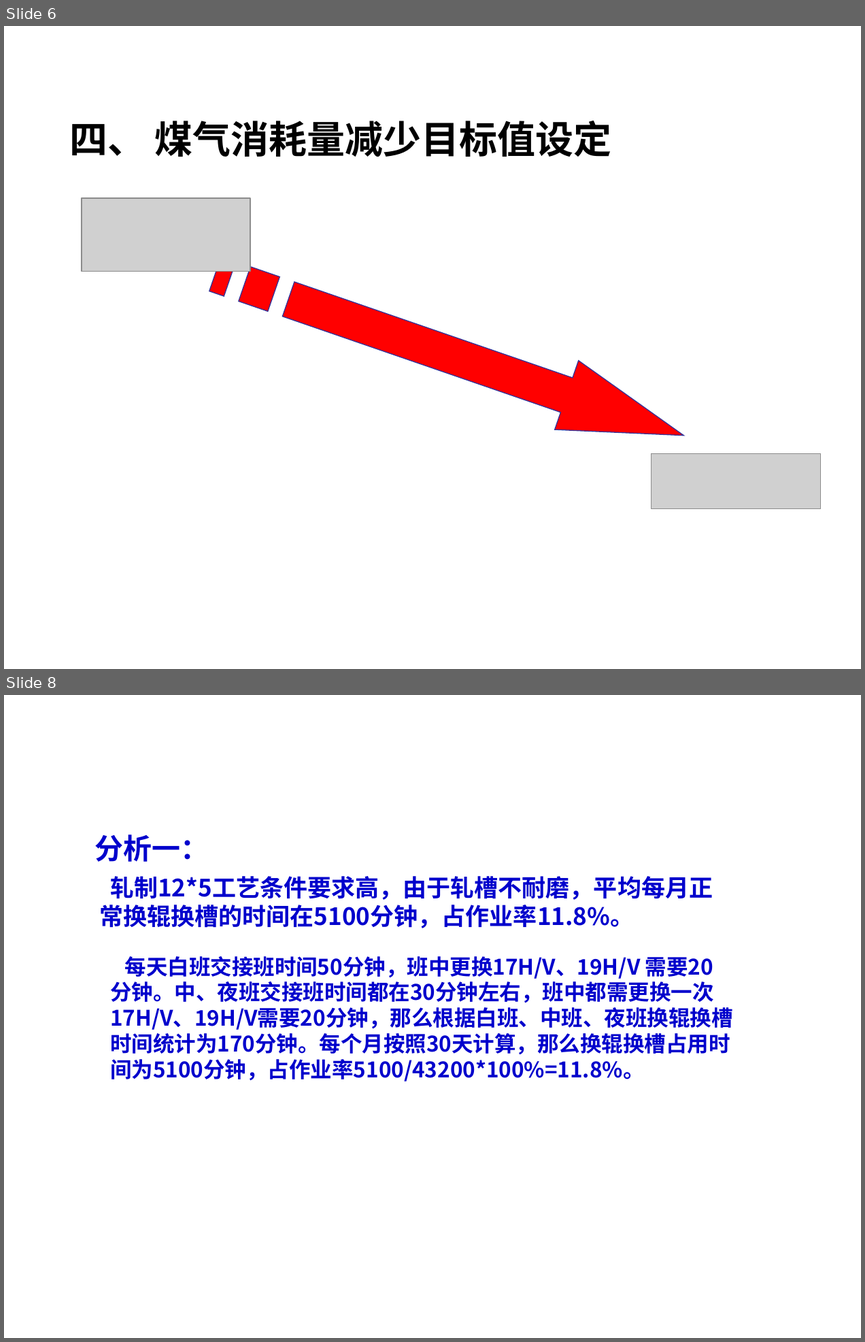
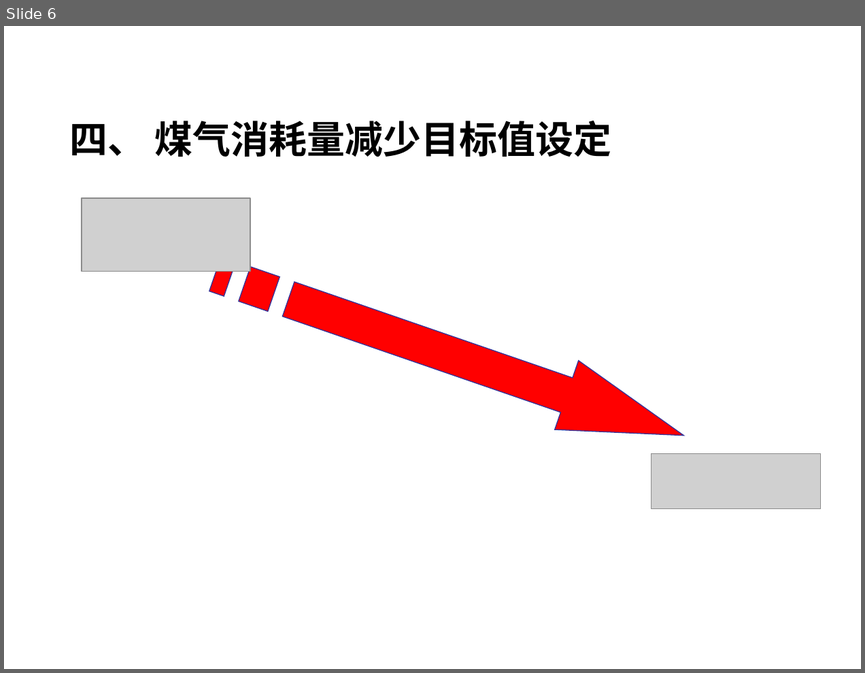
Before and after one commit to wfq1971/work_file, a slide deck: 2021年三棒作业区QC课题.ppt. Shown one above the other, each under a label of ours: slides 6 and 8 before the commit, slide 6 after it; the slides between them are not shown. The pictures are 865x1342 and 865x673 pixels, drawn with LibreOffice and Linux fonts; fonts in the diff are those of the drawing; grey boxes stand for pictures; background and template pictures are left out. Boxes give left, top, right and bottom in pixels: in the first picture for what was removed or moved away, otherwise in the second. Text is boxed around its words. In the diff, an @@ line names an element or a change of style, - is before the commit and + after.

```diff
--- a/2021年三棒作业区QC课题.ppt
+++ b/2021年三棒作业区QC课题.ppt
@@ slide 8 removed at (x1=4, y1=695, x2=861, y2=1338), background picture (left out) @@
@@ text removed at (x1=95, y1=834, x2=209, y2=862) @@
-分析一：
@@ text removed at (x1=99, y1=876, x2=713, y2=928) @@
-轧制12*5工艺条件要求高，由于轧槽不耐磨，平均每月正常换辊换槽的时间在5100分钟，占作业率11.8%。
@@ text removed at (x1=110, y1=956, x2=733, y2=1081) @@
-每天白班交接班时间50分钟，班中更换17H/V、19H/V 需要20分钟。中、夜班交接班时间都在30分钟左右，班中都需更换一次17H/V、19H/V需要20分钟，那么根据白班、中班、夜班换辊换槽时间统计为170分钟。每个月按照30天计算，那么换辊换槽占用时间为5100分钟，占作业率5100/43200*100%=11.8%。
```
Also in this commit, not shown: 15 slides changed, 11 slides added, 5 other slides removed.
